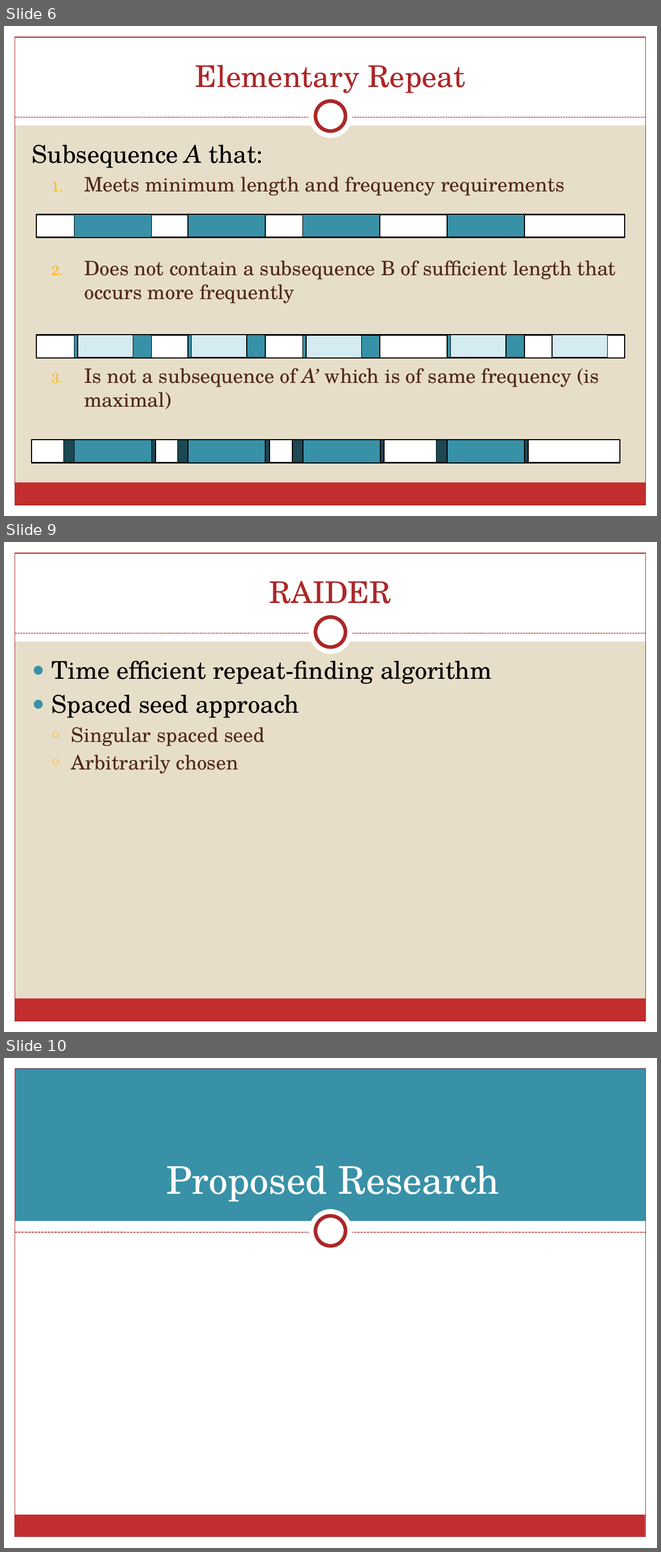
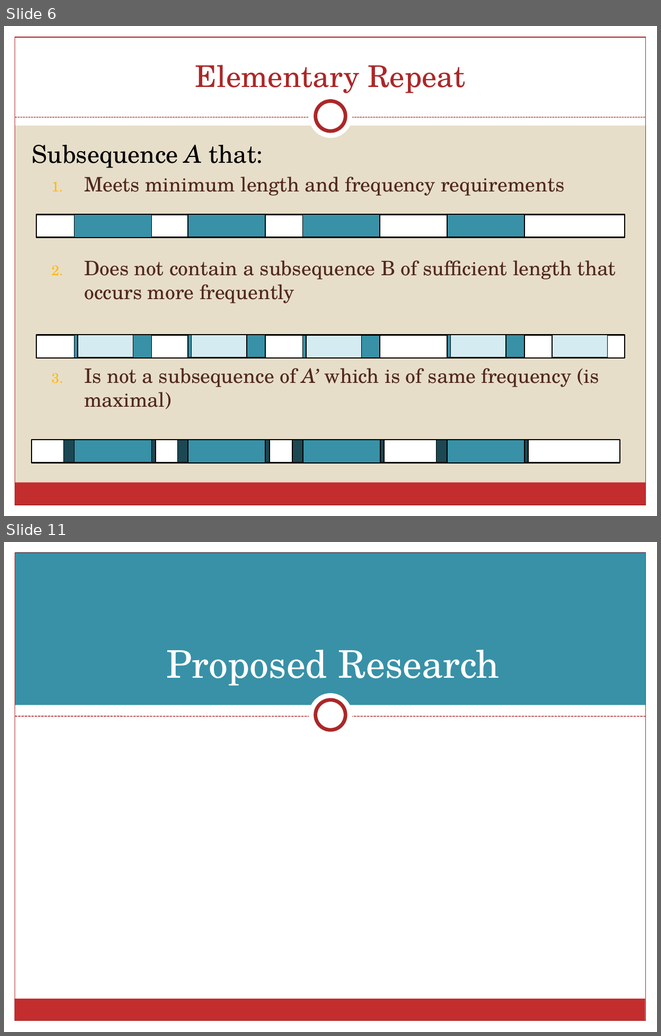
Before and after one commit to schaefce/proposal, a slide deck: SchaefferProposal.pptx. Shown one above the other, each under a label of ours: slides 6, 9 and 10 before the commit, slides 6 and 11 after it; the slides between them are not shown. The pictures are 661x1552 and 661x1036 pixels, drawn with LibreOffice and Linux fonts; fonts in the diff are those of the drawing. Boxes give left, top, right and bottom in pixels: in the first picture for what was removed or moved away, otherwise in the second. Text is boxed around its words. In the diff, an @@ line names an element or a change of style, - is before the commit and + after.

```diff
--- a/SchaefferProposal.pptx
+++ b/SchaefferProposal.pptx
@@ slide 9 removed at (x1=4, y1=542, x2=657, y2=1032), background #E7DEC9; not listed: 9 template elements that a slide beside it also shows @@
@@ title removed at (x1=270, y1=581, x2=391, y2=603) @@
-RAIDER
@@ text removed at (x1=52, y1=661, x2=492, y2=774) @@
-● Time efficient repeat-finding algorithm
-● Spaced seed approach
-  ○ Singular spaced seed
-  ○ Arbitrarily chosen
@@ what was slide 10 is now slide 11 @@
```
Also in this commit, not shown: 6 slides changed, 4 slides added, 1 other slide removed.
